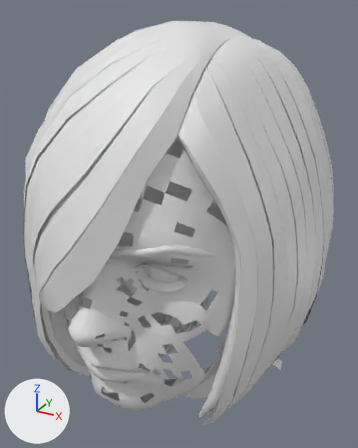
What one commit did to the glTF model data/sources/visage/Resources/Faces/helene.glb.
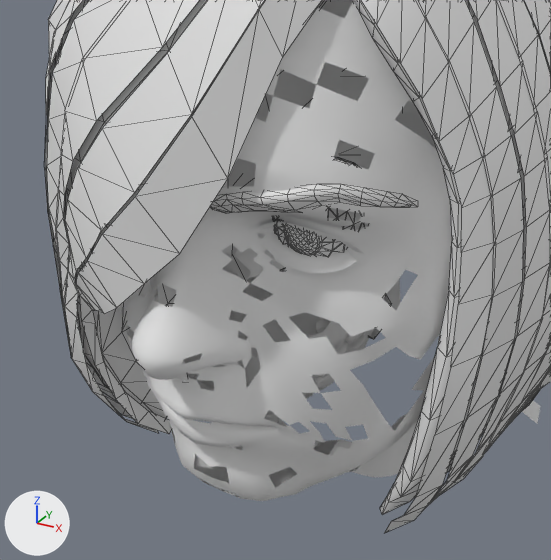
Old and new are each drawn whole from a 50 mm camera at (0.144, -0.332, 1.612) aimed at (-0.001, -0.068, 1.48) and again close up on the part from 0% to 80% of the width and 33% to 99% of the height. Arrows for +X, +Y and +Z are at lower left; the lights stay in place. The older version's two pictures come first. The close-ups show mesh edges as thin lines. Where no turn or scale is listed for an object, it has been applied to the vertices. Vertices at exactly the same position are counted once.

Before the edit, the objects in view are built like this:
```python
me_base = bpy.data.meshes.new('base')
me_base.from_pydata(...)  # 3193 vertices, 5232 faces; spans x -0.082..0.082, y -0.178..0.021, z 1.353..1.597
me_bob02 = bpy.data.meshes.new('bob02')
me_bob02.from_pydata(...)  # 1582 vertices, 2248 faces; spans x -0.091..0.092, y -0.175..0.043, z 1.377..1.605
# before: 199 (0.045, -0.128, 1.386) at pixel (382, 514), 213 (0.048, -0.129, 1.394) at pixel (388, 502), 410 (0.055, -0.113, 1.432), 411 (0.05, -0.115, 1.41) at pixel (414, 433), 413 (0.055, -0.088, 1.501)
# before: 415 (0.054, -0.089, 1.436), 416 (0.049, -0.093, 1.414), 418 (0.053, -0.066, 1.503), 420 (0.054, -0.072, 1.441), 421 (0.05, -0.076, 1.418)
# before: 422 (0.048, -0.116, 1.387), 423 (0.047, -0.116, 1.394), 432 (0.052, -0.128, 1.41) at pixel (403, 464), 433 (0.057, -0.128, 1.431) at pixel (421, 411), 437 (0.044, -0.125, 1.386) at pixel (379, 507)
# before: 438 (0.047, -0.127, 1.394) at pixel (387, 495), 473 (0.056, -0.088, 1.456), 474 (0.055, -0.068, 1.46), 547 (0.057, -0.087, 1.488), 548 (0.054, -0.065, 1.491)
me_high_poly = bpy.data.meshes.new('high-poly')
me_high_poly.from_pydata(...)  # 1064 vertices, 2040 faces; spans x -0.0443..0.0443, y -0.1475..-0.124, z 1.4746..1.5056
ob_helene_eyes = bpy.data.objects.new('helene.eyes', me_high_poly)
ob_helene_eyes.location = (0.0, 0.0, 0.0)
ob_helene_hair = bpy.data.objects.new('helene.hair', me_bob02)
ob_helene_hair.location = (0.0, 0.0, 0.0)
ob_helene_head = bpy.data.objects.new('helene.head', me_base)
ob_helene_head.location = (0.0, 0.0, 0.0)
# also in view: 'helene.teeth' at (0.0, -0.116, 1.424); 'helene.eyelashes' at (0.0, -0.144, 1.488); 'helene.eyebrows' at (0.0, -0.144, 1.502)
```
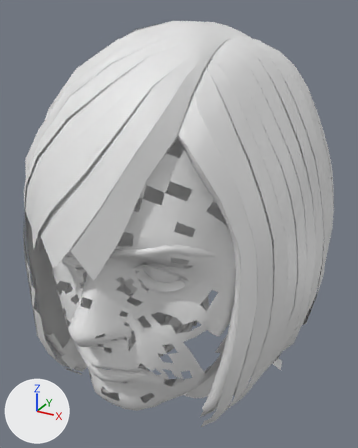
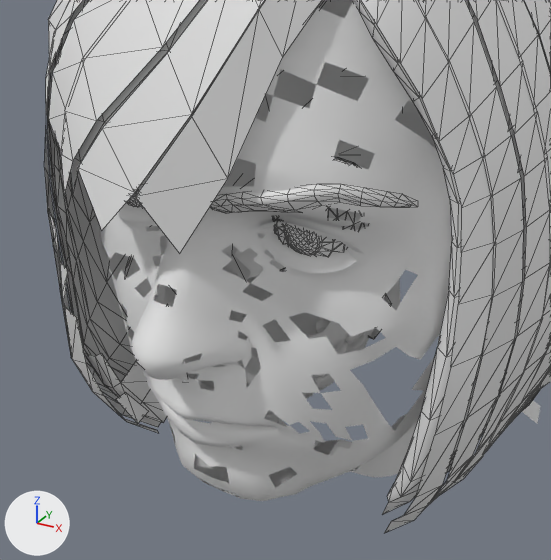
Pixel boxes [x1, y1, x2, y2] of what changed, in the close-ups (551 x 560 px):
part 1 of me_bob02, cut back
    before: [47, 119, 228, 434]
    after: [49, 211, 68, 302]
part 2 of me_bob02, deleted
    before: [380, 496, 389, 514]

Diff of the bpy script that builds the scene:
```diff
--- a/data/sources/visage/Resources/Faces/helene.glb.py
+++ b/data/sources/visage/Resources/Faces/helene.glb.py
@@ me_bob02 @@
 # used by ob_helene_hair; location = (0.0, 0.0, 0.0)
 # verts and faces of me_bob02; kept vertices keep their numbers, new ones are numbered from 1582
-me_bob02.from_pydata(...)  # 1582 vertices, 2248 faces; spans x -0.091..0.092, y -0.175..0.043, z 1.377..1.605
+me_bob02.from_pydata(...)  # 1524 vertices, 2112 faces; spans x -0.091..0.092, y -0.175..0.043, z 1.377..1.605
+# me_bob02 part 1
+# 56 vertices are removed from x -0.053..-0.001, y -0.175..-0.068, z 1.38..1.495
+# 126 faces are deleted
+# 4 new faces join them
+# me_bob02 part 2
+delete_vertices([420, 437])  # with the faces that use them
+delete_faces([(410, 432, 433), (410, 411, 432), (410, 415, 411), (411, 415, 416), (413, 418, 547), (418, 548, 547)])
+delete_faces([(199, 213, 438), (415, 473, 474)])
```
